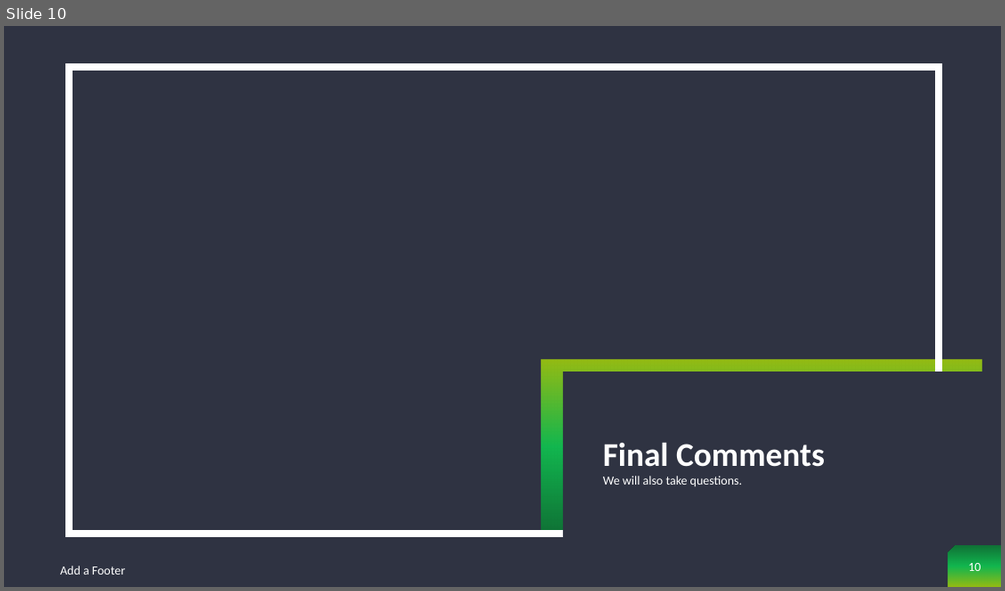
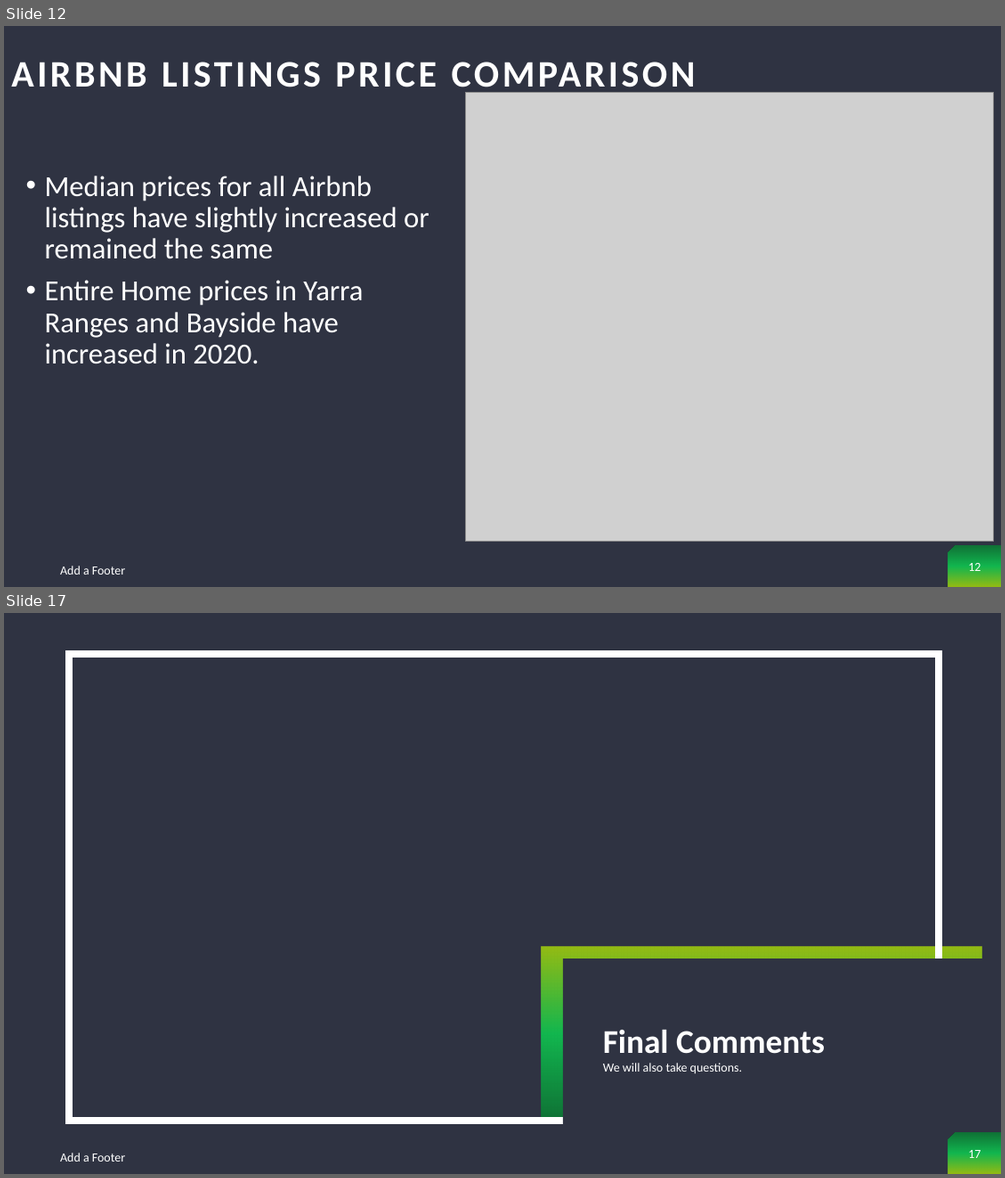
Before and after one commit to cjdance/Project_1, a slide deck: AirBnb Project - Sherin, Neena and Cody.pptx. Shown one above the other, each under a label of ours: slide 10 before the commit, slides 12 and 17 after it; the slides between them are not shown. The pictures are 1005x591 and 1005x1178 pixels, drawn with LibreOffice and Linux fonts; fonts in the diff are those of the drawing; grey boxes stand for pictures; background and template pictures are left out. Boxes give left, top, right and bottom in pixels: in the first picture for what was removed or moved away, otherwise in the second. Text is boxed around its words. In the diff, an @@ line names an element or a change of style, - is before the commit and + after.

Commit message:
Updated presentation slides with all images and commentary from the team.

```diff
--- a/AirBnb Project - Sherin, Neena and Cody.pptx
+++ b/AirBnb Project - Sherin, Neena and Cody.pptx
@@ slide 12 added at [4,26,1001,587], background #2F3342; not listed: 1 template element that a slide beside it also shows @@
@@ title added at [11,62,696,95], 36 pt, text #FFFFFF, bold @@
+AIRBNB LISTINGS PRICE COMPARISON
@@ picture added at [465,93,993,541] @@
@@ text added at [45,176,429,364], 28 pt, text #FFFFFF @@
+• Median prices for all Airbnb listings have slightly increased or remained the same
+• Entire Home prices in Yarra Ranges and Bayside have increased in 2020.
@@ text added at [60,565,125,574], 12 pt, text #FFFFFF @@
+Add a Footer
@@ page number added at [968,563,980,571], 12 pt, text #FFFFFF @@
+12
@@ what was slide 10 is now slide 17 @@
@@ page number at [968,1150,980,1158]: text changed @@
-10
+17
```
Also in this commit, not shown: 3 slides changed, 6 other slides added, 1 slide removed.
